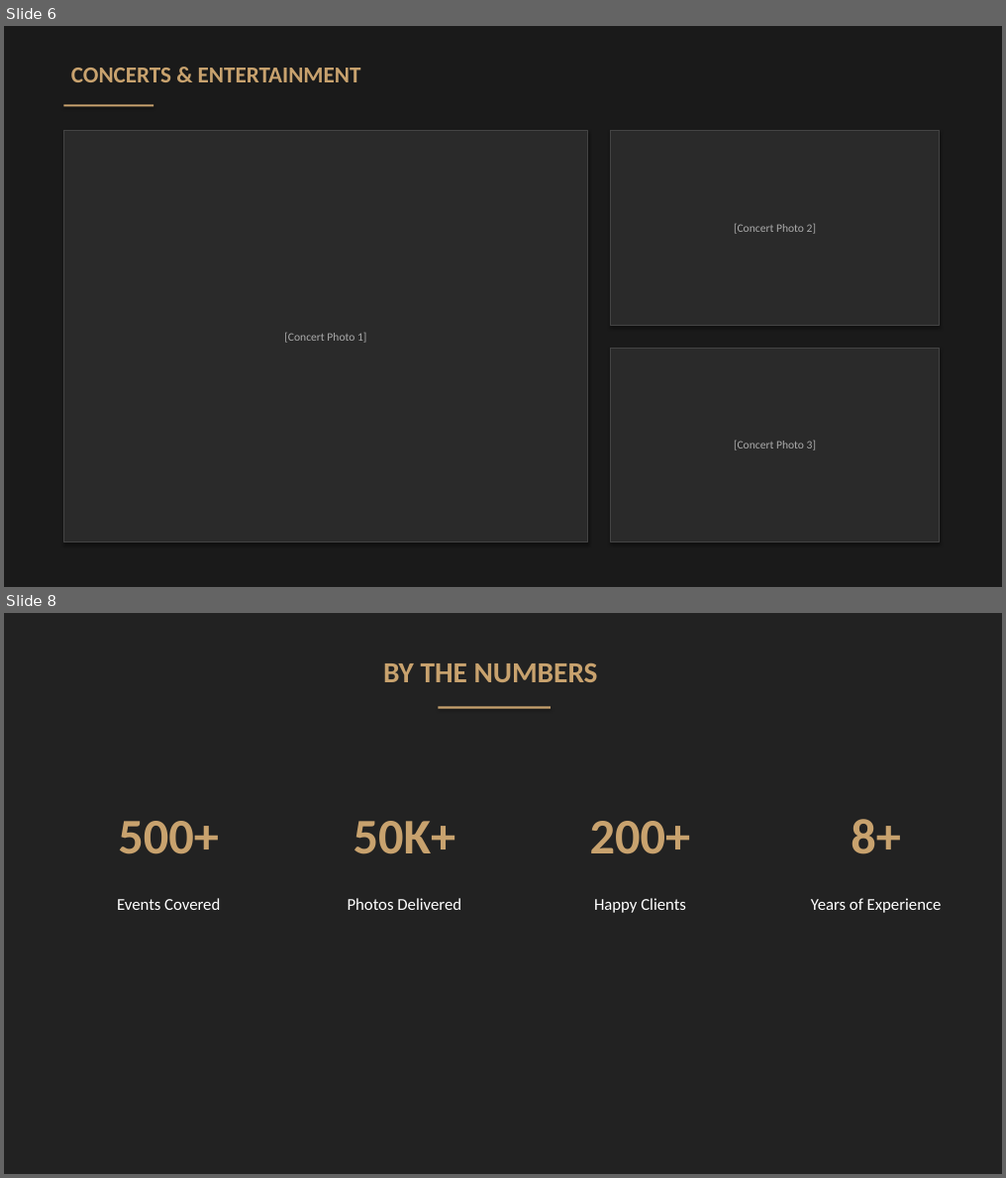
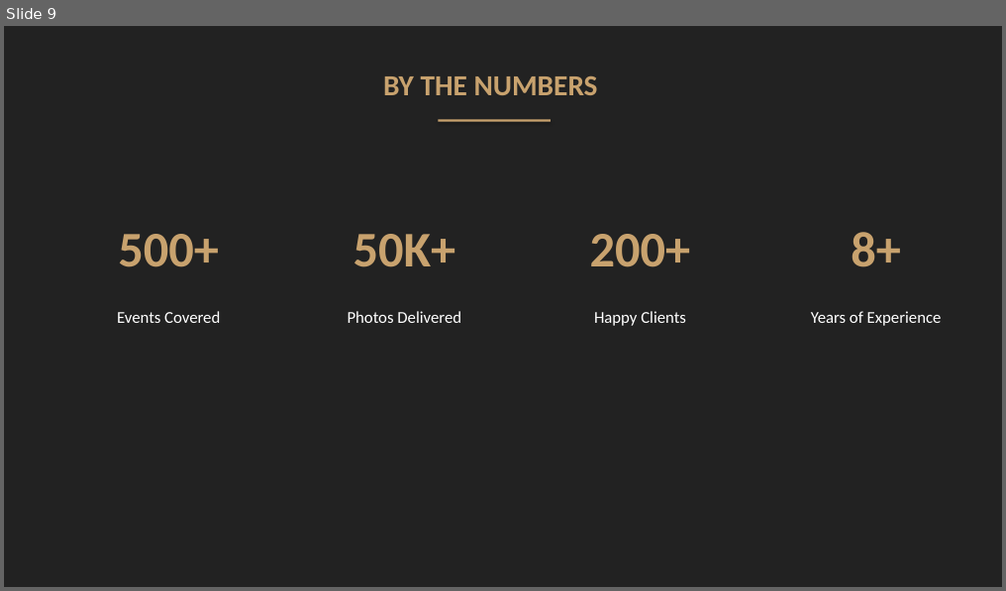
Before and after one commit to 429Studio/awesome-claude-prompts, a slide deck: Event_Photo_Portfolio.pptx. Shown one above the other, each under a label of ours: slides 6 and 8 before the commit, slide 9 after it; the slides between them are not shown. The pictures are 1006x1178 and 1006x591 pixels, drawn with LibreOffice and Linux fonts; fonts in the diff are those of the drawing. Boxes give left, top, right and bottom in pixels: in the first picture for what was removed or moved away, otherwise in the second. Text is boxed around its words. In the diff, an @@ line names an element or a change of style, - is before the commit and + after.

```diff
--- a/Event_Photo_Portfolio.pptx
+++ b/Event_Photo_Portfolio.pptx
@@ slide 6 removed at [4,26,1002,587], background #1A1A1A @@
@@ text removed at [71,68,361,82] @@
-CONCERTS & ENTERTAINMENT
@@ rectangle removed at [63,104,153,107] @@
@@ rectangle removed at [63,131,588,543] @@
-[Concert Photo 1]
@@ rectangle removed at [611,131,940,325] @@
-[Concert Photo 2]
@@ rectangle removed at [611,348,940,543] @@
-[Concert Photo 3]
@@ what was slide 8 is now slide 9 @@
```
Also in this commit, not shown: 6 slides added, 4 other slides removed, 1 other file.
